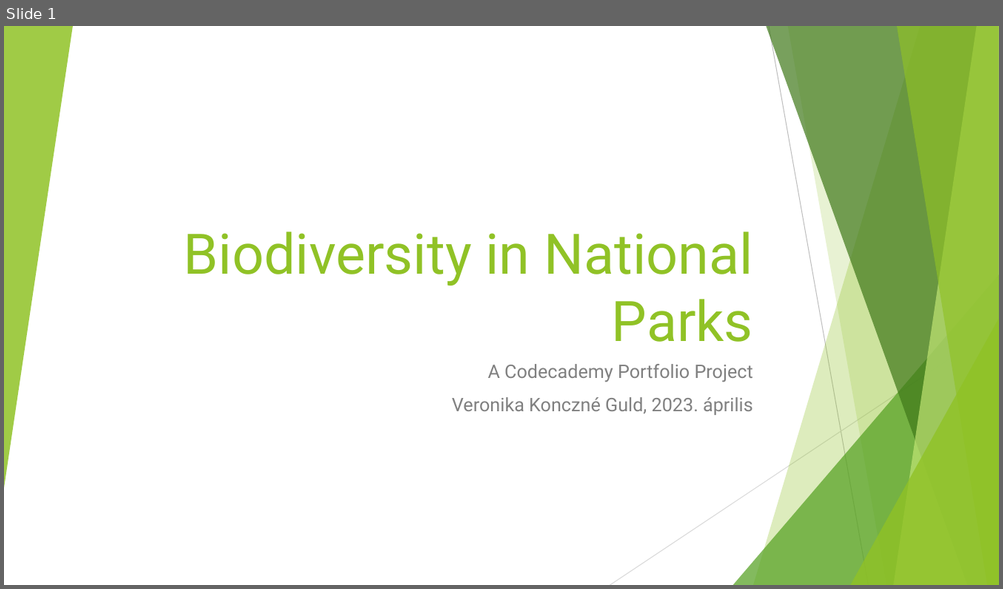
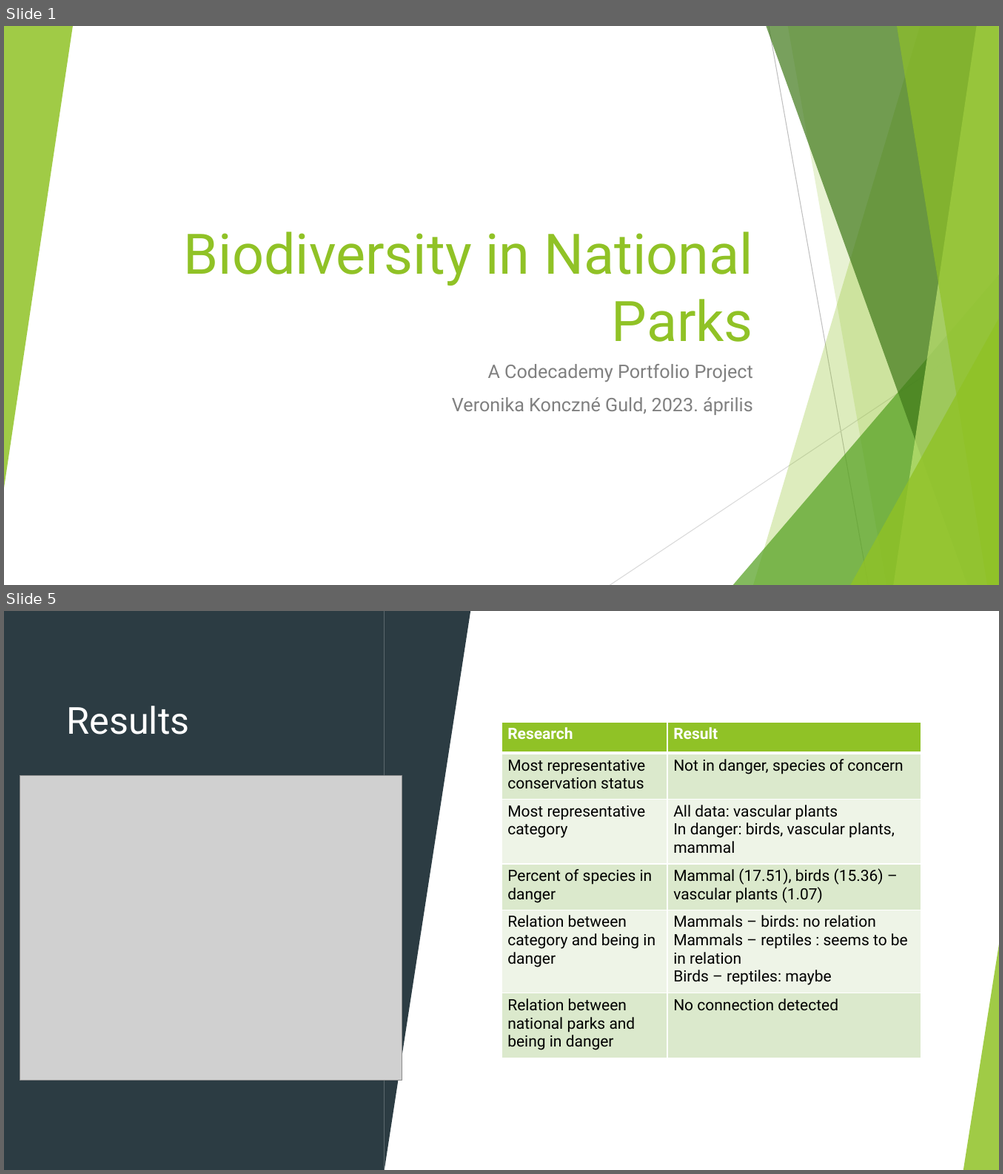
Before and after one commit to kgveronka/biodiversity, a slide deck: Biodiversity in National Parks.pptx. Shown one above the other, each under a label of ours: slide 1 before the commit, slides 1 and 5 after it; the slides between them are not shown. The pictures are 1003x589 and 1003x1174 pixels, drawn with LibreOffice and Linux fonts; fonts in the diff are those of the drawing; grey boxes stand for pictures. Boxes give left, top, right and bottom in pixels: in the first picture for what was removed or moved away, otherwise in the second. Text is boxed around its words. In the diff, an @@ line names an element or a change of style, - is before the commit and + after.

Commit message:
Update Biodiversity in National Parks.pptx
update slides

```diff
--- a/Biodiversity in National Parks.pptx
+++ b/Biodiversity in National Parks.pptx
@@ slide 5 added at (x1=4, y1=611, x2=999, y2=1170), background #FFFFFF; not listed: 9 template elements that a slide beside it also shows @@
@@ rectangle added at (x1=4, y1=611, x2=999, y2=1170), fill #FFFFFF @@
@@ rectangle added at (x1=4, y1=611, x2=384, y2=1170), fill #2C3C43 @@
@@ triangle added at (x1=384, y1=611, x2=471, y2=1170), fill #2C3C43 @@
@@ title added at (x1=66, y1=706, x2=189, y2=735), 36 pt, text #FFFFFF @@
+Results
@@ table added at (x1=502, y1=722, x2=921, y2=1058), 6 rows, 2 columns @@
+Research | Result
+Most representative conservation status | Not in danger, species of concern
+Most representative category | All data: vascular plants / In danger: birds, vascular plants, mammal
+Percent of species in danger | Mammal (17.51), birds (15.36) – vascular plants (1.07)
+Relation between category and being in danger | Mammals – birds: no relation / Mammals – reptiles : seems to be in relation / Birds – reptiles: maybe
+Relation between national parks and being in danger | No connection detected
@@ picture added at (x1=20, y1=776, x2=402, y2=1081) @@
@@ triangle added at (x1=4, y1=939, x2=40, y2=1170), fill #90C226 at 85% opacity @@
@@ triangle added at (x1=964, y1=939, x2=999, y2=1170), fill #90C226 at 85% opacity @@
```
Also in this commit, not shown: 14 slides changed, 6 other slides added, 4 slides removed.
